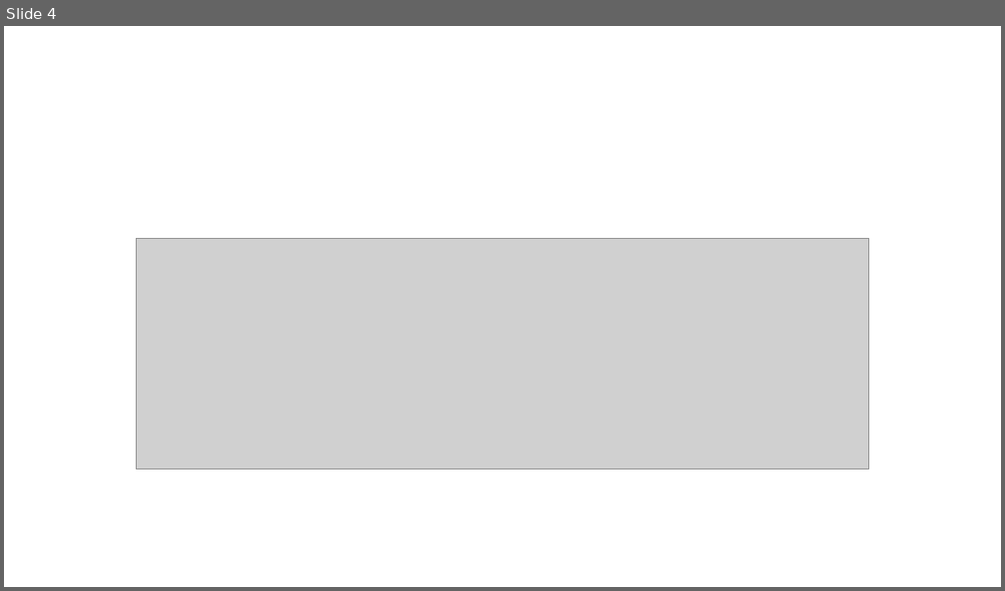
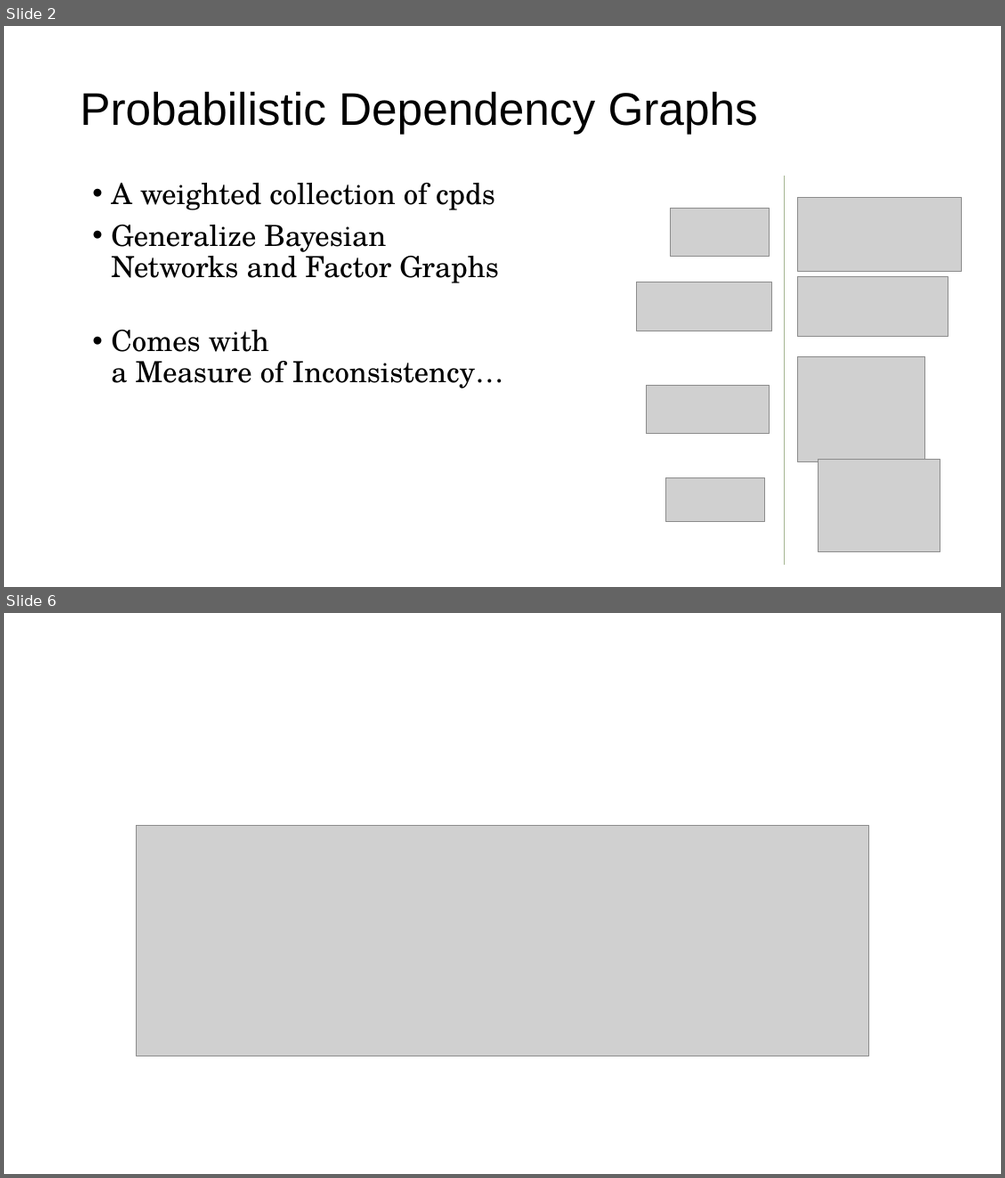
Before and after one commit to orichardson/pdg-expts, a slide deck: present/AISTATS-2022/one-true-loss.pptx. Shown one above the other, each under a label of ours: slide 4 before the commit, slides 2 and 6 after it; the slides between them are not shown. The pictures are 1005x591 and 1005x1178 pixels, drawn with LibreOffice and Linux fonts; fonts in the diff are those of the drawing; grey boxes stand for pictures. Boxes give left, top, right and bottom in pixels: in the first picture for what was removed or moved away, otherwise in the second. Text is boxed around its words. In the diff, an @@ line names an element or a change of style, - is before the commit and + after.

```diff
--- a/present/AISTATS-2022/one-true-loss.pptx
+++ b/present/AISTATS-2022/one-true-loss.pptx
@@ slide 2 added at bbox=[4, 26, 1001, 587], background #FFFFFF @@
@@ title added at bbox=[80, 91, 758, 134], 44 pt, text #000000 @@
+Probabilistic Dependency Graphs
@@ text added at bbox=[111, 183, 504, 388], 28 pt, text #000000 @@
+• A weighted collection of cpds
+• Generalize Bayesian Networks and Factor Graphs
+• Comes with
+  a Measure of Inconsistency…
@@ line added from (785, 176) to (785, 564), #A5B592 0.5 pt @@
@@ picture added at bbox=[671, 208, 769, 257] @@
@@ picture added at bbox=[797, 197, 961, 272] @@
@@ picture added at bbox=[637, 281, 772, 330] @@
@@ picture added at bbox=[797, 276, 948, 337] @@
@@ picture added at bbox=[797, 356, 925, 462] @@
@@ picture added at bbox=[647, 385, 769, 434] @@
@@ picture added at bbox=[666, 477, 765, 521] @@
@@ picture added at bbox=[817, 459, 940, 552] @@
@@ what was slide 4 is now slide 6 @@
```
Also in this commit, not shown: 2 slides changed, 4 other slides added, 2 slides removed.
